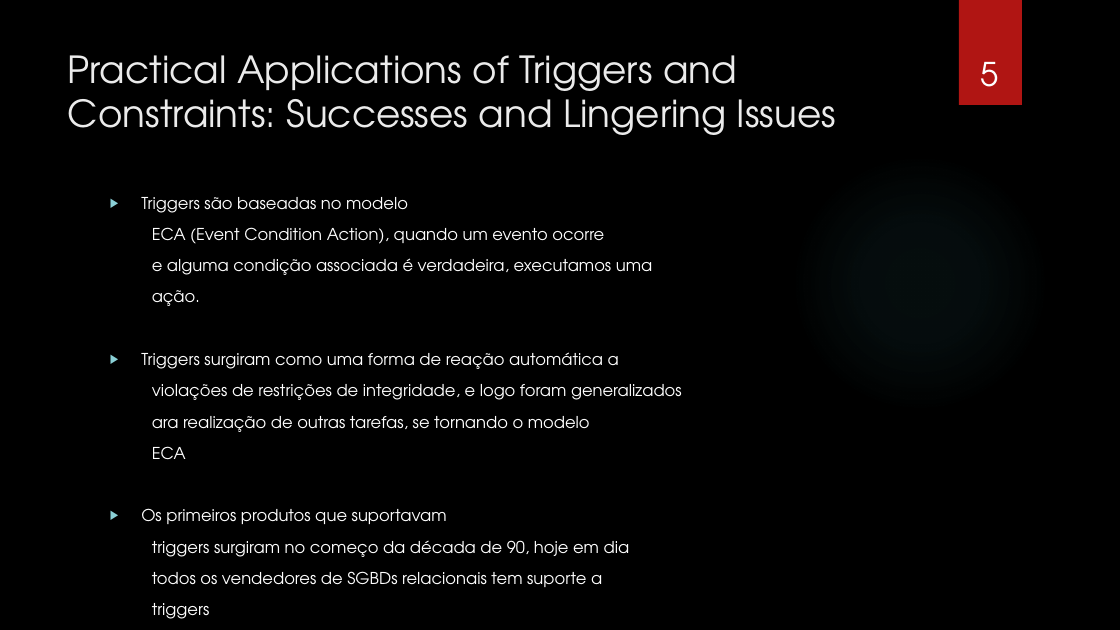
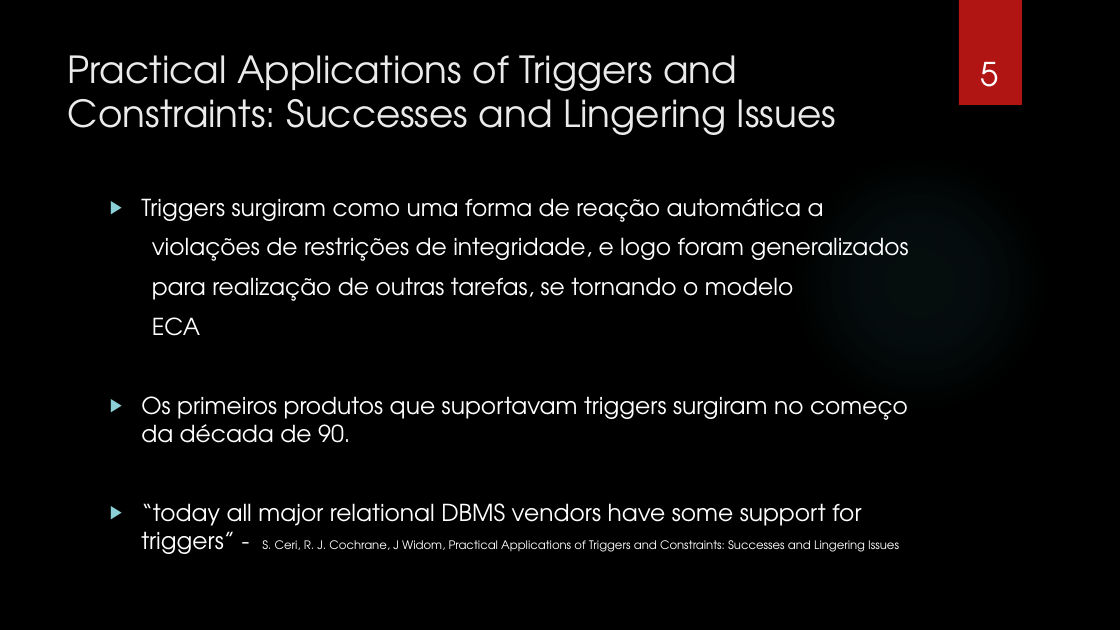
Before and after one commit to gorobaum/t2bd, a slide deck: slide 5 of apresentacao.pptx. Drawn at 1120x630 pixels with LibreOffice and Linux fonts; fonts in the diff are those of the drawing; background and template pictures are left out. Boxes give left, top, right and bottom in pixels: in the first picture for what was removed or moved away, otherwise in the second. Text is boxed around its words. In the diff, an @@ line names an element or a change of style, - is before the commit and + after.

Commit message:
Apresentação

```diff
--- a/apresentacao.pptx
+++ b/apresentacao.pptx
@@ text at (141, 197, 652, 306): paragraphs removed @@
-▶ Triggers são baseadas no modelo
-ECA (Event Condition Action), quando um evento ocorre
-e alguma condição associada é verdadeira, executamos uma
-ação.
@@ text at (141, 198, 909, 336): size 14 to 20 pt in "Triggers surgiram como uma forma de reação ...", "violações de restrições de integridade, e logo ...", "ECA" @@
@@ text at (152, 277, 793, 301): text changed; size 14 to 20 pt @@
-ara realização de outras tarefas, se tornando o modelo
+para realização de outras tarefas, se tornando o modelo
@@ text at (141, 396, 908, 554): text changed; size 14 to 20 pt @@
-▶ Os primeiros produtos que suportavam
-triggers surgiram no começo da década de 90, hoje em dia
-todos os vendedores de SGBDs relacionais tem suporte a
-triggers
+▶ Os primeiros produtos que suportavam triggers surgiram no começo da década de 90.
+▶ “today all major relational DBMS vendors have some support for triggers” - S. Ceri, R. J. Cochrane, J Widom, Practical Applications of Triggers and Constraints: Successes and Lingering Issues
```
Also in this commit, not shown: 8 other slides changed, 3 slides added, 2 slides removed.
